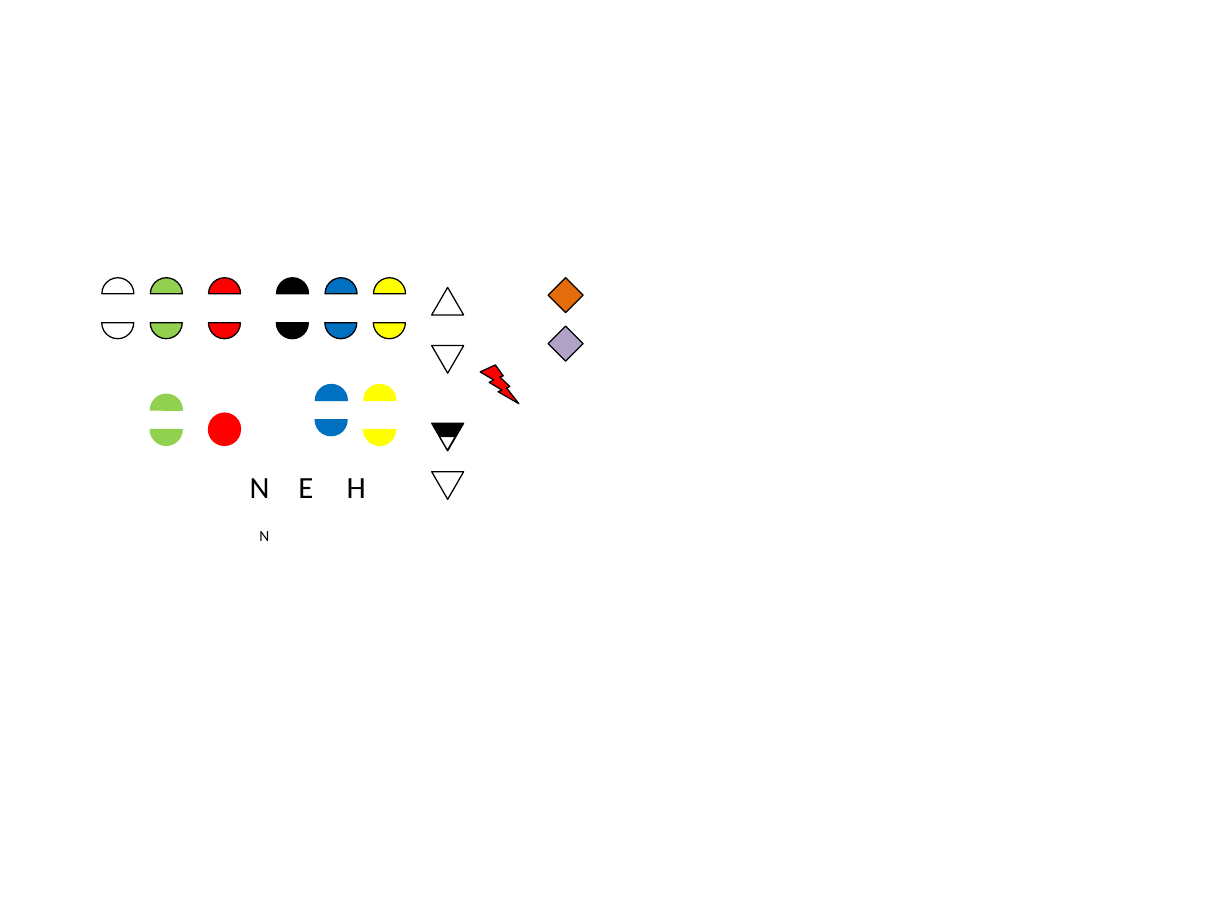
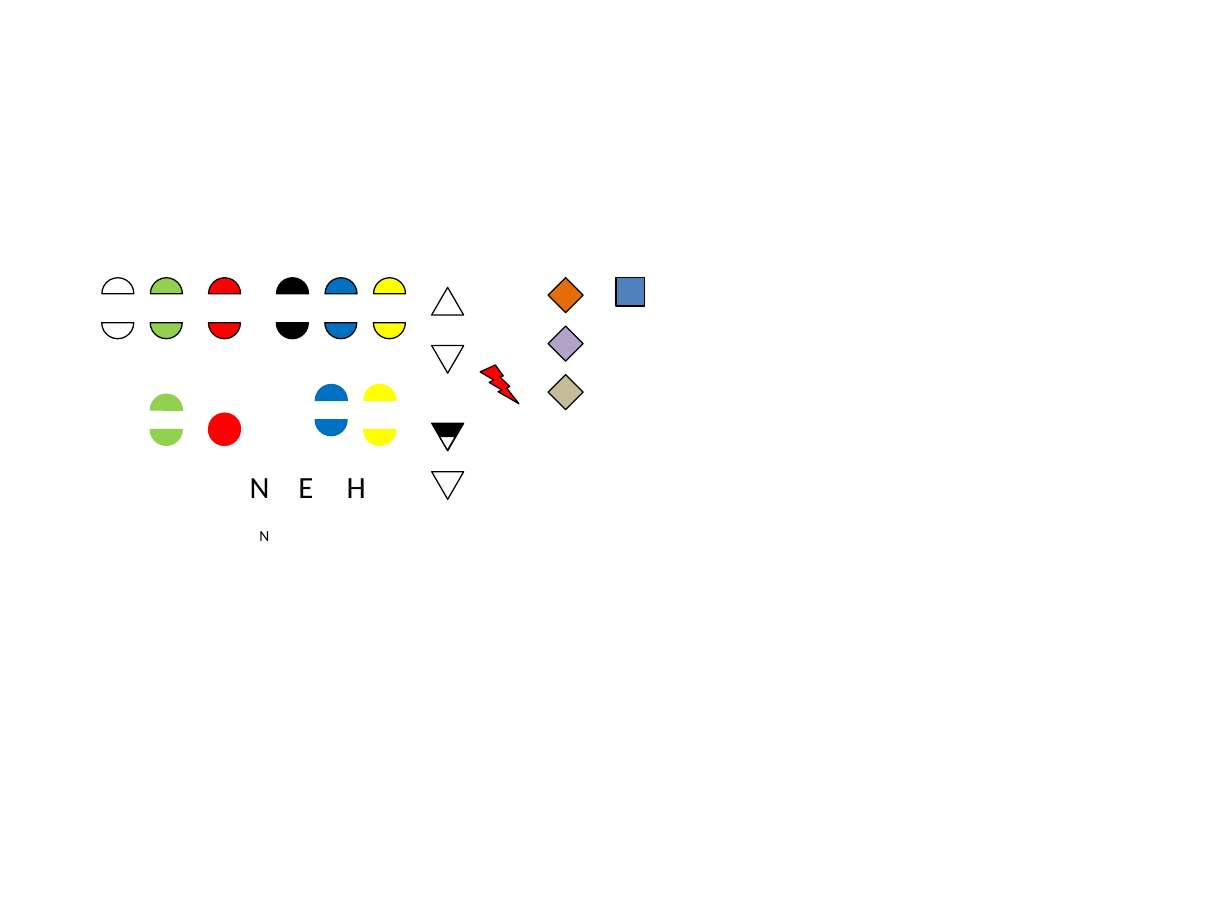
Before and after one commit to foxking0416/DailyReport, a slide deck: slide 1 of HuaChun_DailyReport/bin/Debug/image/晴雨圖.pptx. Drawn at 1232x924 pixels with LibreOffice and Linux fonts; fonts in the diff are those of the drawing. Boxes give left, top, right and bottom in pixels: in the first picture for what was removed or moved away, otherwise in the second. Text is boxed around its words. In the diff, an @@ line names an element or a change of style, - is before the commit and + after.

```diff
--- a/HuaChun_DailyReport/bin/Debug/image/晴雨圖.pptx
+++ b/HuaChun_DailyReport/bin/Debug/image/晴雨圖.pptx
@@ rectangle added at <box>616,277,644,306</box>, fill #4F81BD, outline #000000 0.75 pt @@
@@ diamond added at <box>548,375,583,409</box>, fill #C4BD97, outline #000000 0.75 pt @@
```
Also in this commit, not shown: 54 other files.
